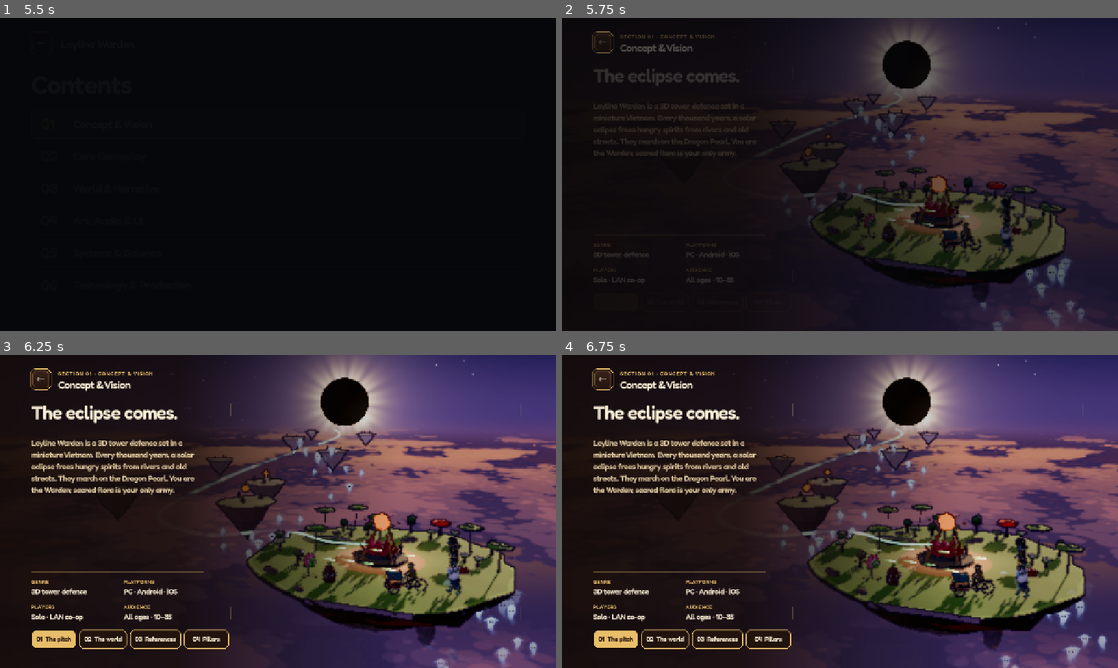
Above: before the commit, frames 1-4 (two rows, left to right).
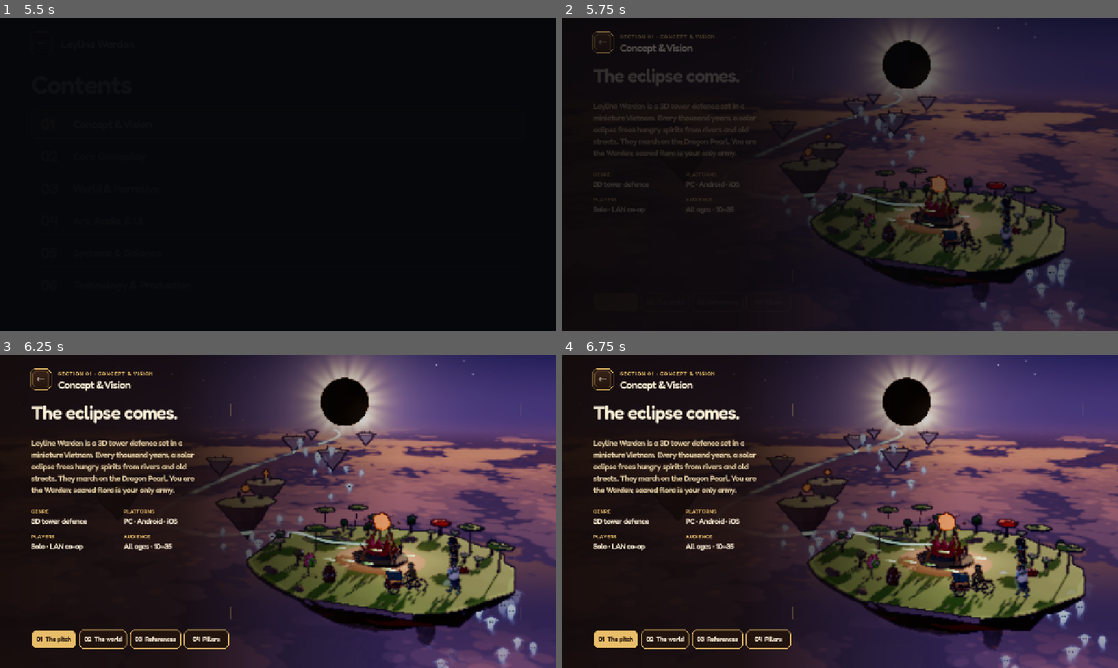
Above: after the commit, the same moments.

Repository: NaNaBoo311/NanvsZombie_presentation
Game: Godot game, scene res://src/core/Boot.tscn
The game is run twice, just before and just after one commit, with the same random seed, the same clock (stepped at 60 frames per second) and the same inputs.
Inputs (mouse positions are in pixels of both pictures, inside the frame that each line leads up to):
- Up to frame 1 (5.5 s): tap Enter at 0.5 s; move the mouse to (400, 158) at 0.52 s; hold Right (move_right) 0.53-1.25 s; tap E (interact_action) at 0.6 s; click (400, 158) at 0.67 s; tap Space at 0.77 s; drag from (166, 190) to (250, 237) at 1.27 s; click "←" at 2 s; move the mouse to (333, 105) at 2.77 s; hold Right (move_right) 2.78-3.5 s; tap R at 2.85 s; click "Start" at 3.5 s; drag from (250, 237) to (111, 127) at 4.27 s; click "01" at 5 s
- Up to frame 2 (5.75 s): no input
- Up to frame 3 (6.25 s): move the mouse to (444, 558) at 5.77 s; hold Left (move_left) from 5.78 s (still down); tap T at 5.85 s; tap Space at 6.02 s
- Up to frame 4 (6.75 s): release Left (move_left) at 6.5 s; drag from (673, 464) to (756, 433) at 6.52 s

Frame 1 is identical in both runs. In frame 2, 0.5% of the frame differs, in the area x 5-32%, y 49-85%; in frame 3, 1.4%; in frame 4, 1.4%, in the area x 5-37%, y 49-86%.

Commit message:
feat(presentation): sharpen the section 01 exhibits
- pitch: move the genre/platform/players/audience grid directly under the
  description so the facts read as part of the pitch
- world: name the third world Da Nang, drop the PC/phone promise line, and
  mark the picked province with a gold light pillar; pull the atlas camera
  back so every province and its pillar stay inside the frame
- references: keep three titles and raise the table type, especially the
  header row
- concept test: assert the focus beam is visible and follows the pick

Diff:
--- /dev/null
+++ b/assets/shaders/AtlasFocusBeam.gdshader
@@ -0,0 +1,19 @@
+shader_type spatial;
+render_mode blend_add, unshaded, cull_disabled, depth_draw_never;
+
+// Atlas Focus Beam — the gold light pillar over the focused province of the
+// presentation's Vietnam atlas (src/presentation/ConceptAtlas.gd). A tapered
+// open cylinder; the core is brightest where the surface faces the camera and
+// the shaft fades out toward its top. No textures and no TIME, so it costs
+// nothing while the picked world stays the same.
+
+uniform vec4 beam_color : source_color = vec4(1.0, 0.85, 0.55, 1.0);
+uniform float beam_strength : hint_range(0.0, 2.0) = 1.0;
+
+void fragment() {
+	float core = clamp(dot(normalize(NORMAL), normalize(VIEW)), 0.0, 1.0);
+	core *= core;
+	float fade = smoothstep(0.0, 0.08, UV.y) * (1.0 - smoothstep(0.45, 1.0, UV.y));
+	ALBEDO = beam_color.rgb;
+	ALPHA = beam_color.a * beam_strength * core * fade;
+}
--- a/src/presentation/ConceptAtlas.gd
+++ b/src/presentation/ConceptAtlas.gd
@@ -4,16 +4,18 @@
 # The 3D half of The World: the Vietnam atlas as a full-screen stage far from the
 # talk's title diorama. The glb's provinces live in one locked mesh plus one raised
 # piece per playable world; all province pieces share AtlasProvince.gdshader, whose
-# focus_id / focus_dim dims the rest and hover tint warms the picked one. The stage
-# is static: switching worlds only writes a few shader uniforms, so there is no
-# idle script cost.
+# focus_id / focus_dim dims the rest and hover tint warms the picked one. A gold
+# light pillar rises from the picked province. Switching worlds only writes a few
+# uniforms and one short beam tween, so the stage has no idle script cost.
 
 const SCENE_PATH := "res://assets/models/environment/vietnam_world_atlas.glb"
 const SHADER_PATH := "res://assets/shaders/AtlasProvince.gdshader"
+const BEAM_SHADER_PATH := "res://assets/shaders/AtlasFocusBeam.gdshader"
 const ORIGIN := Vector3(300.0, 0.0, 0.0)
 const ATLAS_YAW := 0.34
-const FOCUS_DIM := 0.55
-const HOVER_MIX := 0.40
+const FOCUS_DIM := 0.62
+const HOVER_MIX := 0.50
+const BEAM_HEIGHT := 6.0
 
 var current := 0
 var focus_id := -1
@@ -22,6 +24,10 @@
 var _material: ShaderMaterial
 var _pivot: Node3D
 var _model: Node3D
+var _beam: Node3D
+var _beam_material: ShaderMaterial
+var _beam_tween: Tween
+var _centre := Vector2.ZERO
 
 
 func _ready() -> void:
@@ -35,9 +41,10 @@
 	_model.name = "Atlas"
 	# data/atlas_provinces.json holds world XZ metres; the tray is not centred on
 	# the glb origin, so move it under the pivot before the yaw.
-	var centre := _provinces.tray.get_center()
-	_model.position = Vector3(-centre.x, 0.0, -centre.y)
+	_centre = _provinces.tray.get_center()
+	_model.position = Vector3(-_centre.x, 0.0, -_centre.y)
 	_pivot.add_child(_model)
+	_build_beam()
 
 	_setup_materials()
 	set_world(0)
@@ -55,6 +62,7 @@
 		_material.set_shader_parameter("hovered_id", focus_id)
 		_material.set_shader_parameter("hover_lift", 0.0)
 		_material.set_shader_parameter("hover_mix", HOVER_MIX)
+	_place_beam(focus_id)
 
 
 ## Atlas province index for a deck world, or -1 if the id is not on the atlas.
@@ -78,3 +86,49 @@
 			var mat := mesh_node.mesh.surface_get_material(s) as StandardMaterial3D
 			if mat and colors is PackedColorArray and not (colors as PackedColorArray).is_empty():
 				mat.vertex_color_use_as_albedo = true
+
+	_beam_material = ShaderMaterial.new()
+	_beam_material.shader = load(BEAM_SHADER_PATH)
+	_beam_material.set_shader_parameter("beam_color", UiPalette.HUD_GOLD)
+	(_beam.get_node("Beam") as MeshInstance3D).material_override = _beam_material
+
+
+## A tapered open cylinder at the picked province's label point. The node sits on
+## the board, so scaling its Y grows the shaft out of the ground.
+func _build_beam() -> void:
+	_beam = Node3D.new()
+	_beam.name = "FocusBeam"
+	_beam.visible = false
+	_pivot.add_child(_beam)
+
+	var cone := CylinderMesh.new()
+	cone.top_radius = 0.05
+	cone.bottom_radius = 0.40
+	cone.height = BEAM_HEIGHT
+	cone.radial_segments = 24
+	cone.rings = 1
+	cone.cap_top = false
+	cone.cap_bottom = false
+	var mesh := MeshInstance3D.new()
+	mesh.name = "Beam"
+	mesh.mesh = cone
+	mesh.position.y = BEAM_HEIGHT * 0.5
+	mesh.cast_shadow = GeometryInstance3D.SHADOW_CASTING_SETTING_OFF
+	_beam.add_child(mesh)
+
+
+func _place_beam(index: int) -> void:
+	if _beam == null:
+		return
+	if index < 0 or index >= _provinces.labels.size():
+		_beam.visible = false
+		return
+	var spot := _provinces.labels[index] - _centre
+	_beam.position = Vector3(spot.x, 0.0, spot.y)
+	_beam.visible = true
+	if _beam_tween != null:
+		_beam_tween.kill()
+	_beam.scale = Vector3(1.0, 0.45, 1.0)
+	_beam_tween = create_tween()
+	_beam_tween.tween_property(_beam, "scale:y", 1.0, 0.45) \
+		.set_trans(Tween.TRANS_CUBIC).set_ease(Tween.EASE_OUT)
--- a/src/presentation/ConceptScreen.gd
+++ b/src/presentation/ConceptScreen.gd
@@ -244,7 +244,7 @@
 
 
 func _left_column(panel: Control, title: String,
-		body: String) -> VBoxContainer:
+		body: String, extra: Array[Control] = []) -> VBoxContainer:
 	var left := VBoxContainer.new()
 	left.name = "Copy"
 	left.anchor_right = 0.35
@@ -269,6 +269,9 @@
 	copy.autowrap_mode = TextServer.AUTOWRAP_WORD_SMART
 	copy.custom_minimum_size = Vector2(0.0, 108.0)
 	left.add_child(copy)
+
+	for child in extra:
+		left.add_child(child)
 
 	var spacer := Control.new()
 	spacer.size_flags_vertical = Control.SIZE_EXPAND_FILL
@@ -311,19 +314,15 @@
 
 func _build_pitch_panel() -> Control:
 	var panel := _new_panel("Pitch")
-	var left := _left_column(panel, PresentationDeck.CONCEPT_TITLE,
-		PresentationDeck.CONCEPT_PITCH)
 
 	var rule := _rule()
 	rule.color = Color(UiPalette.HUD_GOLD, 0.32)
-	left.add_child(rule)
 
 	var glance := GridContainer.new()
 	glance.name = "Glance"
 	glance.columns = 2
 	glance.add_theme_constant_override("h_separation", 28)
 	glance.add_theme_constant_override("v_separation", 16)
-	left.add_child(glance)
 	for spec: Dictionary in PresentationDeck.CONCEPT_GLANCE:
 		var column := VBoxContainer.new()
 		column.size_flags_horizontal = Control.SIZE_EXPAND_FILL
@@ -336,6 +335,9 @@
 		value.autowrap_mode = TextServer.AUTOWRAP_WORD_SMART
 		column.add_child(value)
 		glance.add_child(column)
+
+	_left_column(panel, PresentationDeck.CONCEPT_TITLE,
+		PresentationDeck.CONCEPT_PITCH, [rule, glance])
 	return panel
 
 
@@ -375,11 +377,6 @@
 	_world_hook.custom_minimum_size = Vector2(0.0, 72.0)
 	left.add_child(_world_hook)
 
-	var promise := _label(PresentationDeck.WORLDS_PROMISE, UiPalette.hud_font(), 12,
-		UiPalette.HUD_INK_SOFT, Vector2.ZERO)
-	promise.autowrap_mode = TextServer.AUTOWRAP_WORD_SMART
-	left.add_child(promise)
-
 	_select_world(0, false)
 	return panel
 
@@ -421,9 +418,10 @@
 		var cell := Control.new()
 		cell.size_flags_horizontal = Control.SIZE_EXPAND_FILL
 		cell.size_flags_stretch_ratio = float(spec[1]) * 10.0
-		cell.custom_minimum_size = Vector2(0.0, 20.0)
-		var label := _label(str(spec[0]), UiPalette.hud_font(), 9, UiPalette.HUD_GOLD, Vector2.ZERO, 1.8)
+		cell.custom_minimum_size = Vector2(0.0, 28.0)
+		var label := _label(str(spec[0]), UiPalette.hud_font(), 13, UiPalette.HUD_GOLD, Vector2.ZERO, 2.2)
 		label.position = Vector2.ZERO
+		label.vertical_alignment = VERTICAL_ALIGNMENT_CENTER
 		cell.add_child(label)
 		head.add_child(cell)
 	ledger.add_child(head)
@@ -431,27 +429,27 @@
 
 	for spec: Dictionary in PresentationDeck.REFERENCES:
 		var row := HBoxContainer.new()
-		row.custom_minimum_size = Vector2(0.0, 68.0)
+		row.custom_minimum_size = Vector2(0.0, 96.0)
 		row.add_theme_constant_override("separation", 12)
 
 		var game := VBoxContainer.new()
 		game.size_flags_horizontal = Control.SIZE_EXPAND_FILL
 		game.size_flags_stretch_ratio = 3.4
-		var name_label := _label(str(spec["game"]), UiPalette.hud_font(), 15,
+		var name_label := _label(str(spec["game"]), UiPalette.hud_font(), 19,
 			UiPalette.HUD_INK, Vector2.ZERO)
 		name_label.autowrap_mode = TextServer.AUTOWRAP_WORD_SMART
 		game.add_child(name_label)
-		var year := _label(str(spec["year"]), _noto(), 12, UiPalette.HUD_GOLD, Vector2.ZERO)
+		var year := _label(str(spec["year"]), _noto(), 14, UiPalette.HUD_GOLD, Vector2.ZERO)
 		game.add_child(year)
 		row.add_child(game)
 
-		var take := _label(str(spec["take"]), _noto(), 13, UiPalette.HUD_INK, Vector2.ZERO)
+		var take := _label(str(spec["take"]), _noto(), 16, UiPalette.HUD_INK, Vector2.ZERO)
 		take.autowrap_mode = TextServer.AUTOWRAP_WORD_SMART
 		take.size_flags_horizontal = Control.SIZE_EXPAND_FILL
 		take.size_flags_stretch_ratio = 3.6
 		row.add_child(take)
 
-		var avoid := _label(str(spec["avoid"]), _noto(), 13, UiPalette.HUD_INK_SOFT, Vector2.ZERO)
+		var avoid := _label(str(spec["avoid"]), _noto(), 16, UiPalette.HUD_INK_SOFT, Vector2.ZERO)
 		avoid.autowrap_mode = TextServer.AUTOWRAP_WORD_SMART
 		avoid.size_flags_horizontal = Control.SIZE_EXPAND_FILL
 		avoid.size_flags_stretch_ratio = 3.0
--- a/src/presentation/ConceptTest.gd
+++ b/src/presentation/ConceptTest.gd
@@ -135,6 +135,10 @@
 		_failures.append("the atlas does not open on the first world")
 	if atlas.focus_id != atlas.province_index(0):
 		_failures.append("the atlas does not focus the first world's province")
+	var beam := atlas.get_node_or_null("Pivot/FocusBeam") as Node3D
+	if beam == null or not beam.visible:
+		_failures.append("the atlas does not mark the picked province")
+	var first_beam: Vector3 = beam.position if beam != null else Vector3.ZERO
 	var tabs := screen.get_node_or_null("Main/World/Copy/WorldTabs")
 	if tabs == null:
 		_failures.append("the world exhibit has no world tabs")
@@ -151,6 +155,8 @@
 		_failures.append("picking a world does not switch the atlas")
 	if atlas.focus_id != atlas.province_index(2):
 		_failures.append("the atlas does not highlight the picked world")
+	if beam != null and beam.position.is_equal_approx(first_beam):
+		_failures.append("the focus beam stays on the first province")
 	var place := screen.get_node_or_null("Main/World/Copy") as VBoxContainer
 	if place != null:
 		var found := _find_text(place, PresentationDeck.WORLDS[2]["place"])
--- a/src/presentation/ConceptVision.gd
+++ b/src/presentation/ConceptVision.gd
@@ -12,8 +12,8 @@
 # the camera poses, the atlas, and the hand-offs to the contents page and the
 # playable atlas. GameFlow.CONCEPT_SCENE points here.
 
-const WORLD_EYE := Vector3(0.0, 23.0, 24.0)
-const WORLD_TARGET := Vector3(-4.0, -2.0, 0.0)
+const WORLD_EYE := Vector3(0.0, 30.0, 29.0)
+const WORLD_TARGET := Vector3(-4.0, -2.0, -3.0)
 const WORLD_ECLIPSE := Vector2(0.72, 0.78)
 const STAGE_SEC := 0.8
 
--- a/src/presentation/PresentationDeck.gd
+++ b/src/presentation/PresentationDeck.gd
@@ -92,7 +92,6 @@
 
 const WORLDS_TITLE := "Vietnam in miniature."
 const WORLDS_BODY := "Real Vietnamese places rebuilt as floating dioramas — landmarks, plants and spirits."
-const WORLDS_PROMISE := "PC and phones, no account, LAN co-op."
 ## `id` is also the atlas province id: the World exhibit focuses that province.
 const WORLDS := [
 	{
@@ -109,9 +108,9 @@
 	},
 	{
 		"id": "da_nang",
-		"name": "HOI AN",
-		"place": "Hoi An · Town of a Thousand Lanterns",
-		"hook": "The old town remembers its lantern festival; the Mother Lantern Shrine keeps the river lit.",
+		"name": "DA NANG",
+		"place": "Da Nang · Town of a Thousand Lanterns",
+		"hook": "The lantern town remembers its festival; the Mother Lantern Shrine keeps the river lit.",
 	},
 ]
 
@@ -121,8 +120,6 @@
 	{"game": "Plants vs. Zombies", "year": "2009", "take": "Plant towers, sun economy, loadout.", "avoid": "Fixed lanes and its presentation."},
 	{"game": "Plants vs. Zombies 2", "year": "2013", "take": "Themed worlds, plants and bosses.", "avoid": "Time travel and paid plants."},
 	{"game": "Kingdom Rush", "year": "2011", "take": "Visible routes and gradual waves.", "avoid": "Fixed tower slots."},
-	{"game": "Bloons TD 6", "year": "2018", "take": "Co-op and distinct targeting.", "avoid": "Monetisation, long upgrades."},
-	{"game": "Dungeon Defenders", "year": "2010", "take": "3D camera and core co-op.", "avoid": "Hero combat, action-RPG loot."},
 ]
 
 const PILLARS_TITLE := "Design Pillars"
Not shown, added: assets/shaders/AtlasFocusBeam.gdshader.uid
